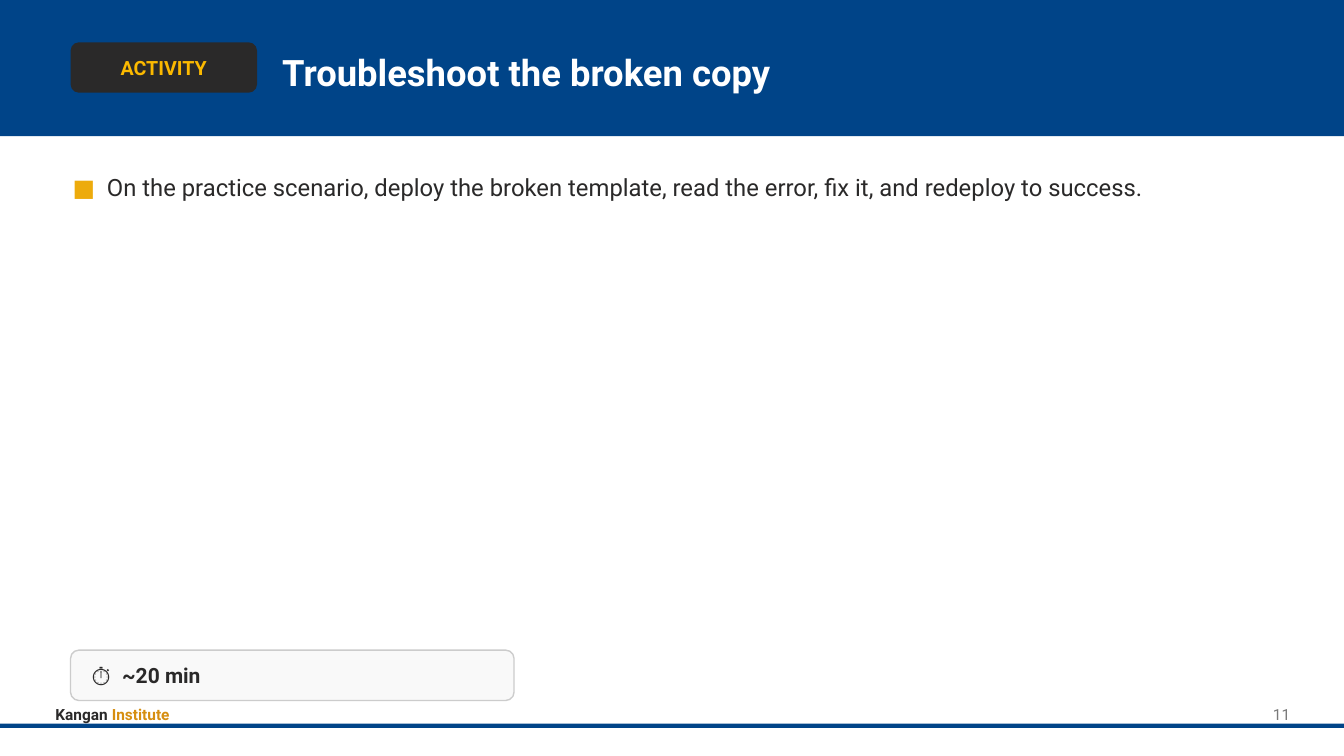
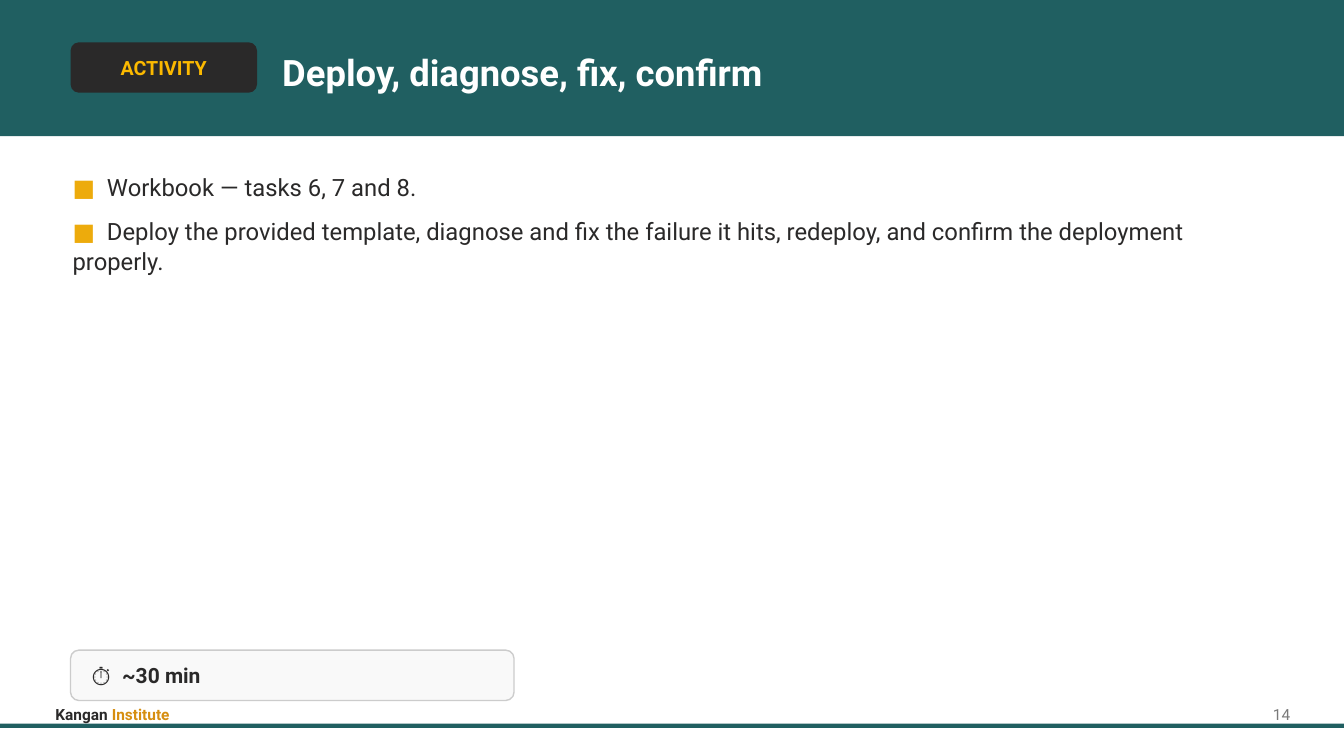
Before and after one commit to Digital-Initiatives-Kangan-Institute/diploma-cloud-cyber-content-s1, a slide deck: slide 18 of S1-CL2-Cloud-Disaster-Recovery/delivery/topic_06/Topic_06_Slides.pptx (slide 16 before the commit). Drawn at 1344x756 pixels with LibreOffice and Linux fonts; fonts in the diff are those of the drawing. Boxes give left, top, right and bottom in pixels: in the first picture for what was removed or moved away, otherwise in the second. Text is boxed around its words. In the diff, an @@ line names an element or a change of style, - is before the commit and + after.

```diff
--- a/S1-CL2-Cloud-Disaster-Recovery/delivery/topic_06/Topic_06_Slides.pptx
+++ b/S1-CL2-Cloud-Disaster-Recovery/delivery/topic_06/Topic_06_Slides.pptx
@@ rectangle at (0, 0, 1344, 136): fill #004488 to #205F61 @@
@@ text at (282, 58, 763, 94): text changed @@
-Troubleshoot the broken copy
+Deploy, diagnose, fix, confirm
@@ text at (73, 178, 1183, 275): text changed @@
-■ On the practice scenario, deploy the broken template, read the error, fix it, and redeploy to success.
+■ Workbook — tasks 6, 7 and 8.
+■ Deploy the provided template, diagnose and fix the failure it hits, redeploy, and confirm the deployment properly.
@@ text at (122, 667, 200, 683): text changed @@
-⏱ ~20 min
+⏱ ~30 min
@@ text at (1273, 709, 1290, 725): text changed @@
-11
+14
@@ rectangle at (0, 724, 1344, 728): fill #004488 to #205F61 @@
```
Also in this commit, not shown: 13 other slides changed, 11 slides added, 3 slides removed, 36 other files.
